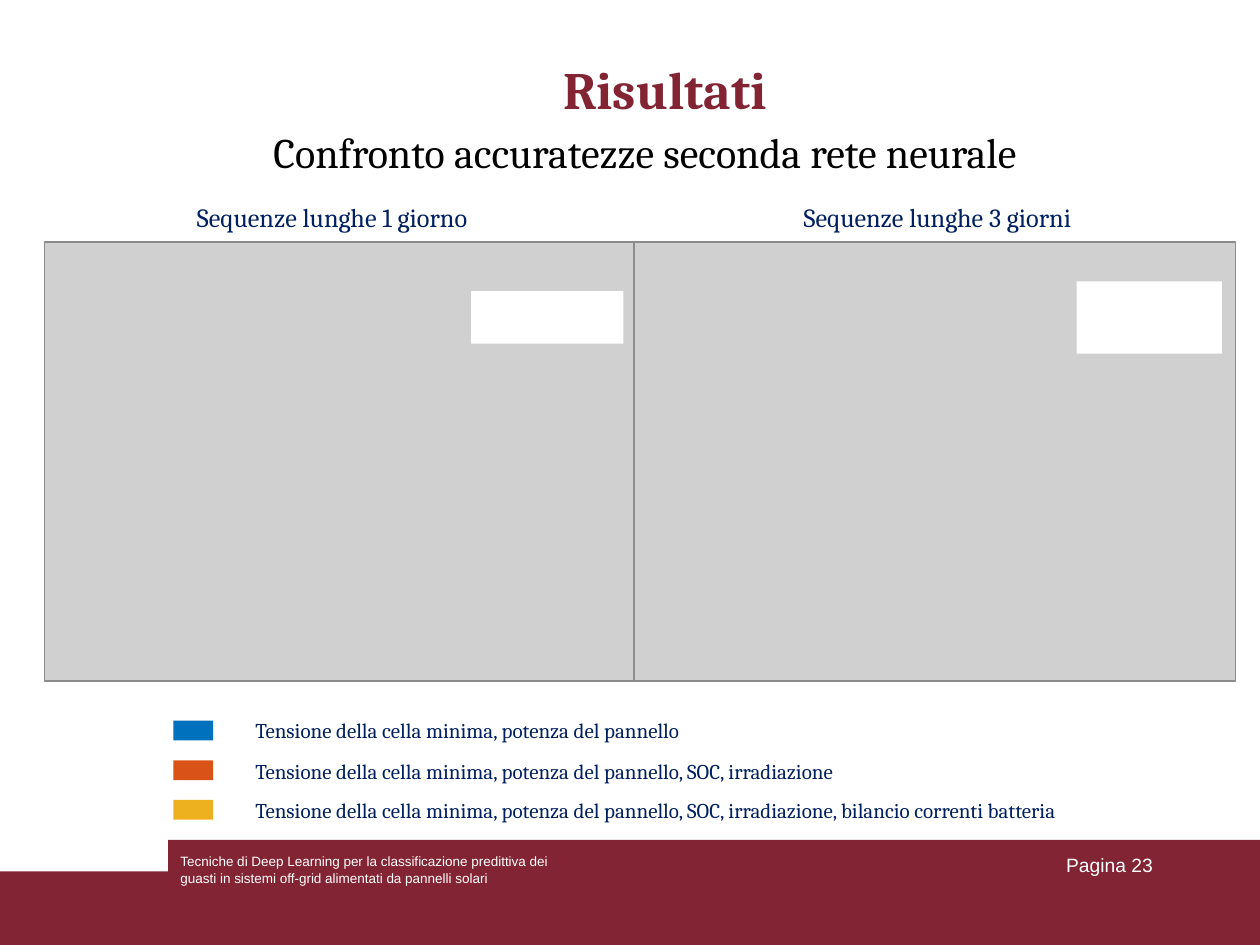
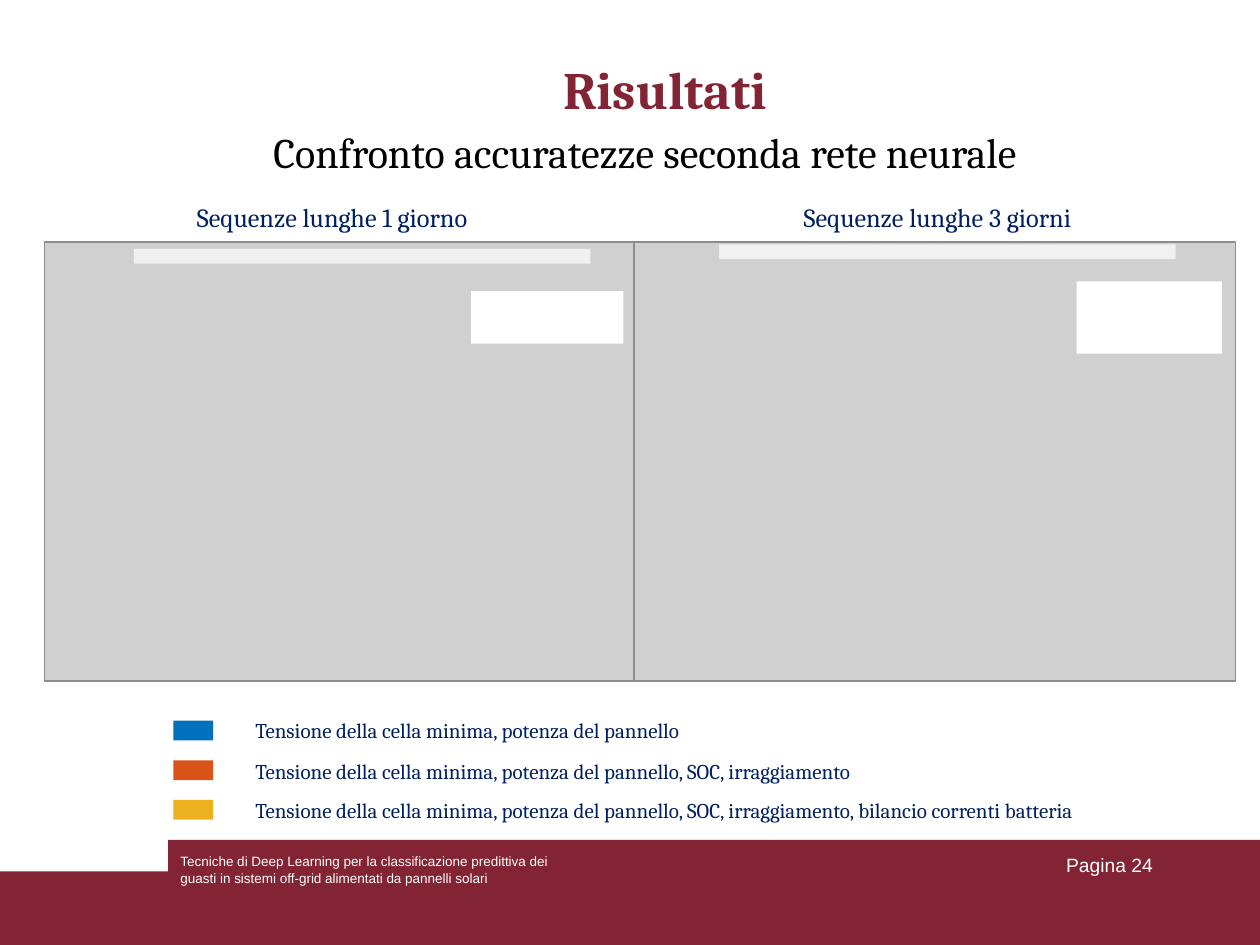
Before and after one commit to lorenzoooooo/DL-for-Predictive-Fault-Classification-in-Off-Grid-Systems, a slide deck: slide 24 of Presentazione_tesi.ppt (slide 23 before the commit). Drawn at 1260x945 pixels with LibreOffice and Linux fonts; fonts in the diff are those of the drawing; grey boxes stand for pictures. Boxes give left, top, right and bottom in pixels: in the first picture for what was removed or moved away, otherwise in the second. Text is boxed around its words. In the diff, an @@ line names an element or a change of style, - is before the commit and + after.

```diff
--- a/Presentazione_tesi.ppt
+++ b/Presentazione_tesi.ppt
@@ rectangle added at [134,249,590,265], fill #F0F0F0 @@
@@ rectangle added at [719,244,1176,260], fill #F0F0F0 @@
@@ text at [255,764,850,784]: text changed @@
-Tensione della cella minima, potenza del pannello, SOC, irradiazione
+Tensione della cella minima, potenza del pannello, SOC, irraggiamento
@@ text at [255,803,1072,823]: text changed @@
-Tensione della cella minima, potenza del pannello, SOC, irradiazione, bilancio correnti batteria
+Tensione della cella minima, potenza del pannello, SOC, irraggiamento, bilancio correnti batteria
@@ page number at [1066,858,1152,876]: text changed @@
-Pagina 23
+Pagina 24
```
Also in this commit, not shown: 17 other slides changed, 1 slide added.
